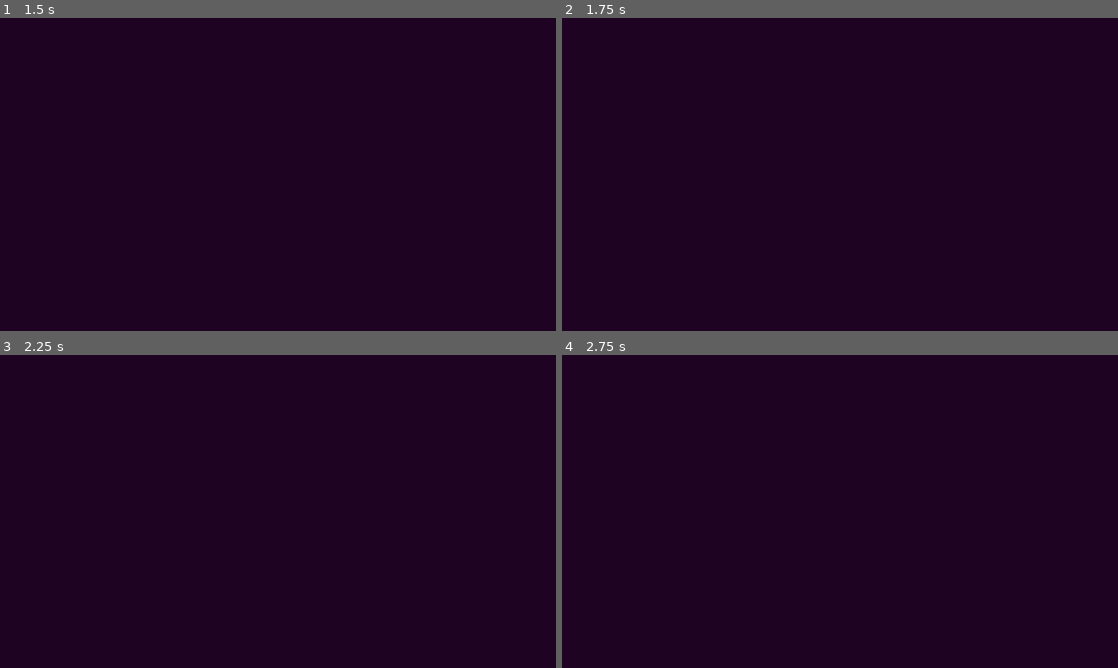
Above: before the commit, frames 1-4 (two rows, left to right).
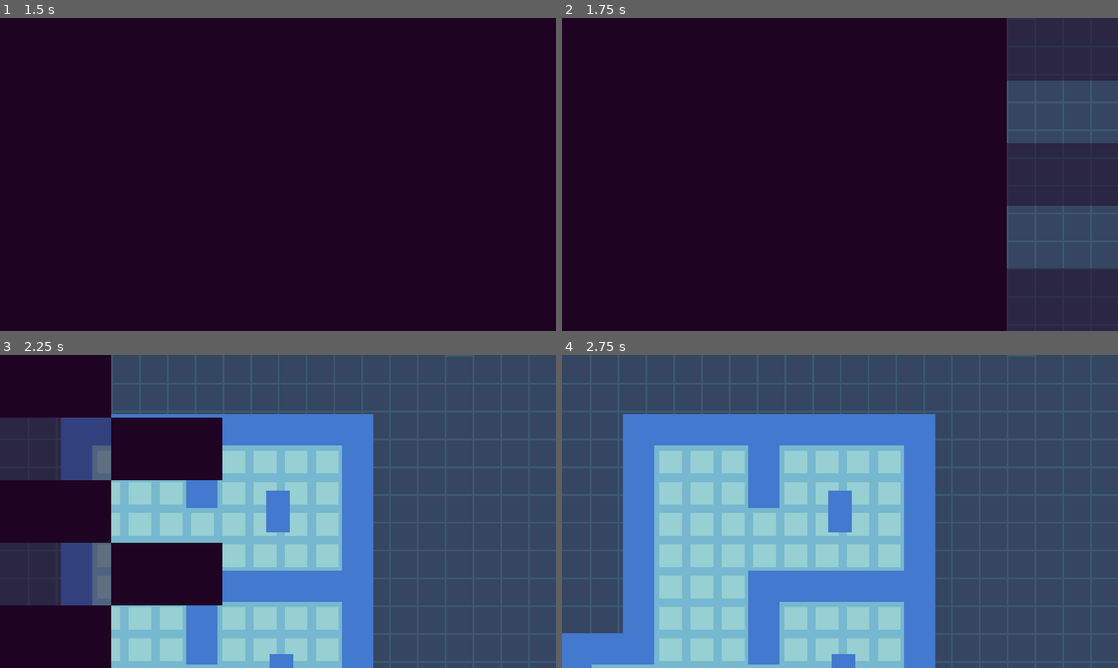
Above: after the commit, the same moments.

Repository: LuisGarrillo/jamegam-01-25
Game: Godot game, scene res://scenes/root.tscn
Same seed, same stepped clock (60 frames per second), same inputs: the game is played once before the commit and once after it.
Inputs:
- Up to frame 1 (1.5 s): click "START" at 0.5 s; click "START" at 1.25 s
- Up to frame 2 (1.75 s): no input
- Up to frame 3 (2.25 s): hold D (right) from 2.03 s (still down); tap J (abduct) at 2.1 s
- Up to frame 4 (2.75 s): keep holding D (right)

Frame 1 is identical in both runs. In frame 2, 20% of the frame differs, in the area x 80-100%, y 0-100%; in frame 3, 80%; in frame 4, 100%, in the area x 0-100%, y 0-100%.
Error before the commit: Parse Error: Member "pause" is not a function. (res://scripts/root.gd:65)

Commit message:
Implement pause and tutorial

Diff:
--- a/scenes/root.tscn
+++ b/scenes/root.tscn
@@ -36,4 +36,5 @@
 
 [node name="AudioStreamPlayer" type="AudioStreamPlayer" parent="AudioManager"]
 stream = ExtResource("4_mfnb4")
+autoplay = true
 bus = &"Music"
--- a/scripts/game/level.gd
+++ b/scripts/game/level.gd
@@ -1,7 +1,7 @@
 extends Node2D
 class_name Level
 
-
+@export var id: int = 0
 @export var enemies: Node2D
 @export var target: Enemy
 @export var goal: Goal
@@ -10,14 +10,22 @@
 @onready var target_focus: Timer = $Node/TargetFocus
 @onready var camera_2d: LevelCamera = $Camera2D
 
+var movement_emited = false
+var abduct_emited = false
+var goal_emited = false
+
+signal tutorial
 signal spotted
 signal level_finished
+
 
 func _ready() -> void:
 	camera_2d.switch_to(target.global_position)
 	goal.level_finished.connect(repeat_level_finished)
 
 	player.abducted.connect(abduct_enemy)
+	if id == 0:
+		player.tutorial_abduct.connect(repeat_abduct)
 
 	var enemies_children = enemies.get_children()
 	for enemy: Enemy in enemies_children:
@@ -29,6 +37,9 @@
 
 func abduct_enemy() -> void:
 	enemies.remove_child(target)
+	if id == 0 and not goal_emited:
+		movement_emited = true
+		tutorial.emit("goal")
 
 
 func repeat_spotted():
@@ -37,9 +48,14 @@
 func repeat_level_finished():
 	level_finished.emit("level")
 
+func repeat_abduct() -> void:
+	tutorial.emit("abduct")
 
 func _on_target_focus_timeout() -> void:
 	camera_2d.position_smoothing_enabled = true
 	camera_2d.position_smoothing_speed = 10
 	camera_2d.switch_to_player()
 	player.on_control = true
+	if id == 0 and not movement_emited:
+		movement_emited = true
+		tutorial.emit("movement")
--- a/scripts/player/player.gd
+++ b/scripts/player/player.gd
@@ -14,7 +14,9 @@
 var can_abduct: bool = false
 var target: Enemy
 
+var tutorial_abduct_emitted = false
 signal abducted
+signal tutorial_abduct
 
 func _physics_process(delta: float) -> void:
 	updateDefault(delta)
@@ -59,6 +61,9 @@
 
 	target = body
 	can_abduct = true
+	if not tutorial_abduct_emitted:
+		tutorial_abduct_emitted = true
+		tutorial_abduct.emit()
 
 
 
--- a/scripts/root.gd
+++ b/scripts/root.gd
@@ -8,6 +8,7 @@
 @onready var game_display: CanvasLayer = $GameDisplay
 var level: Level
 var current_level = 0
+var pausable = false
 
 # Called when the node enters the scene tree for the first time.
 func _ready() -> void:
@@ -17,6 +18,8 @@
 	ui_display.start_game.connect(start_game)
 	ui_display.next_level.connect(advance_level)
 	ui_display.to_title.connect(to_tile)
+
+	ui_display.transition_finished.connect(transition_finished)
 
 
 func start_game() -> void:
@@ -28,6 +31,7 @@
 
 func set_up_level() -> void:
 	level = level_scenes[current_level].instantiate()
+	level.tutorial.connect(ui_display.tutorial.set_message)
 	level.spotted.connect(reset)
 	level.level_finished.connect(ui_display.start_transition)
 	game_display.add_child(level)
@@ -36,6 +40,10 @@
 func toggle_pause() -> void:
 	get_tree().paused = !get_tree().paused
 
+
+func transition_finished() -> void:
+	if level in game_display.get_children():
+		pausable = true
 
 func to_tile() -> void:
 	remove_child(level)
@@ -46,6 +54,7 @@
 
 
 func advance_level() -> void:
+	pausable = false
 	current_level += 1
 	if current_level == len(level_scenes):
 		finish_game()
@@ -58,8 +67,8 @@
 
 
 func _process(_delta: float) -> void:
-	if Input.is_action_just_pressed("reset-debug"):
+	if Input.is_action_just_pressed("reset-debug") and level in game_display.get_children():
 		reset()
-	if Input.is_action_just_pressed("pause"):
+	if Input.is_action_just_pressed("pause") and pausable:
 		toggle_pause()
-		ui_display.pause()
+		ui_display.toggle_pause()
